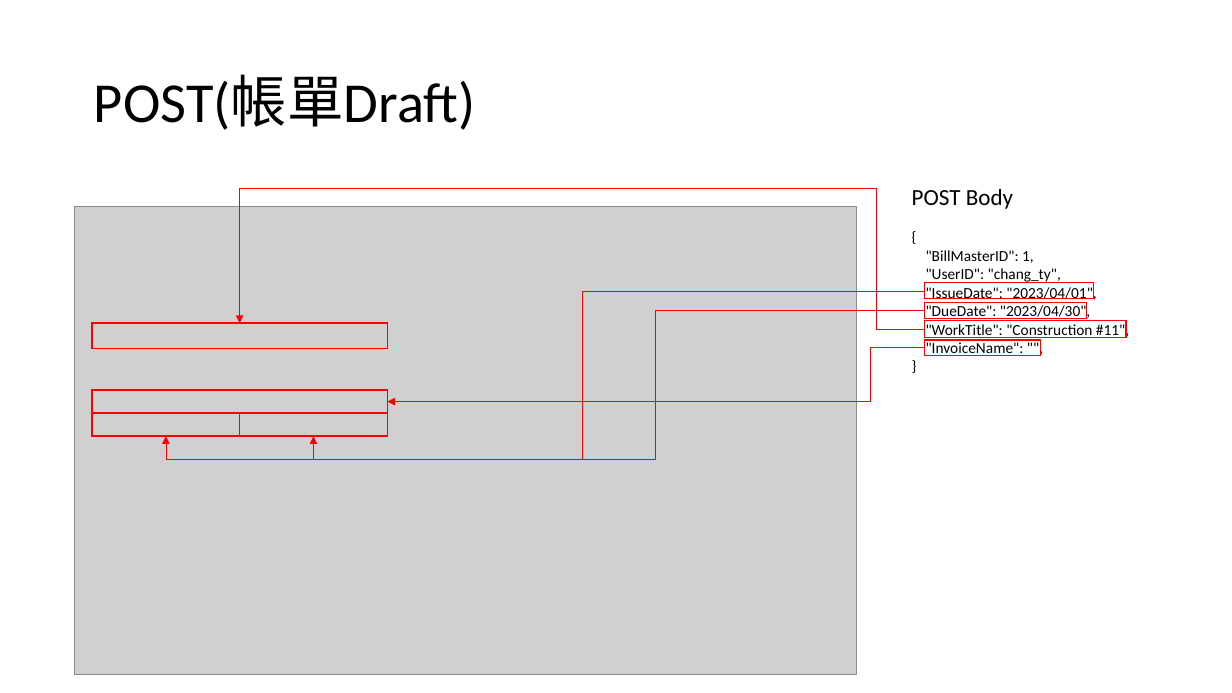
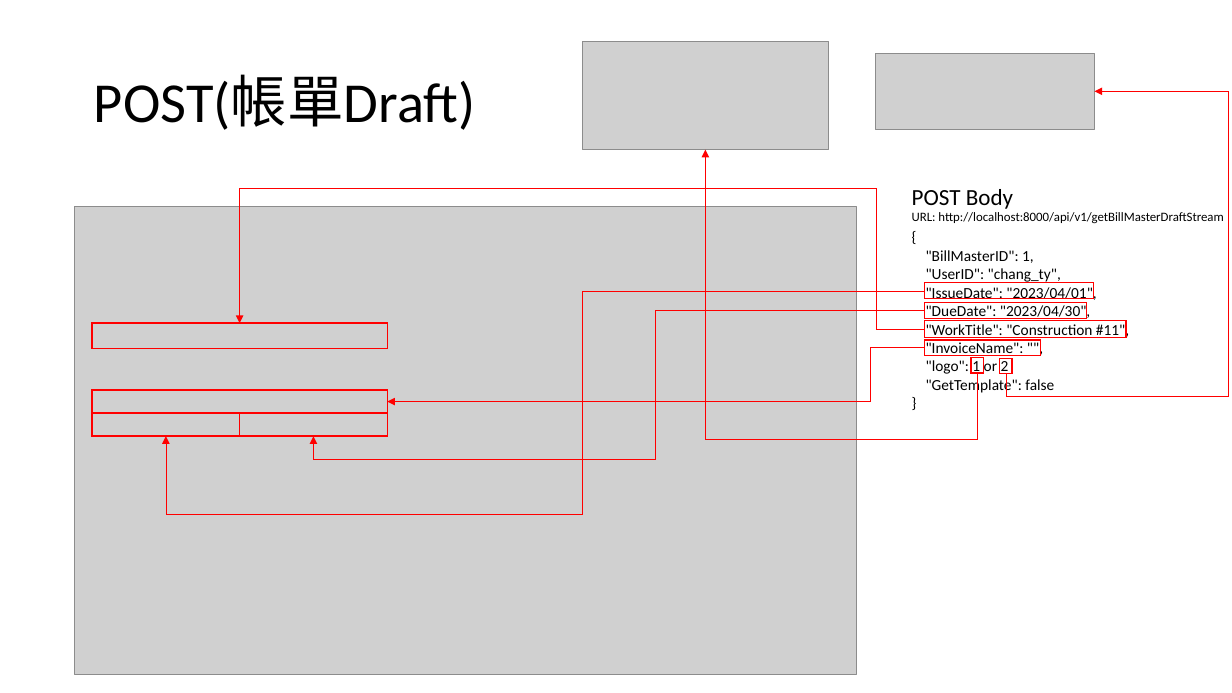
Before and after one commit to appletime81/cbp-sys-api, a slide deck: slide 4 of CBP專案/帳單API/帳單Draft API(docx).pptx (slide 2 before the commit). Drawn at 1232x693 pixels with LibreOffice and Linux fonts; fonts in the diff are those of the drawing; grey boxes stand for pictures. Boxes give left, top, right and bottom in pixels: in the first picture for what was removed or moved away, otherwise in the second. Text is boxed around its words. In the diff, an @@ line names an element or a change of style, - is before the commit and + after.

```diff
--- a/CBP專案/帳單API/帳單Draft API(docx).pptx
+++ b/CBP專案/帳單API/帳單Draft API(docx).pptx
@@ picture added at (582,42,829,150) @@
@@ picture added at (875,54,1094,129) @@
@@ elbow arrow added from (1006, 373) to (1094, 91), #FF0000 0.5 pt @@
@@ elbow arrow added from (978, 373) to (705, 150), #FF0000 0.5 pt @@
@@ text added at (912,212,1223,224), 10 pt, text #000000 @@
+URL: http://localhost:8000/api/v1/getBillMasterDraftStream
@@ elbow arrow (925, 291) - (166, 436): route changed @@
@@ text at (926,358,1054,395): paragraphs added @@
+"logo": 1 or 2
+"GetTemplate": false
@@ rectangle added at (971,358,983,373), outline #FF0000 1 pt @@
@@ rectangle added at (1000,359,1012,374), outline #FF0000 1 pt @@
```
Also in this commit, not shown: 2 slides added, 3 other files.
